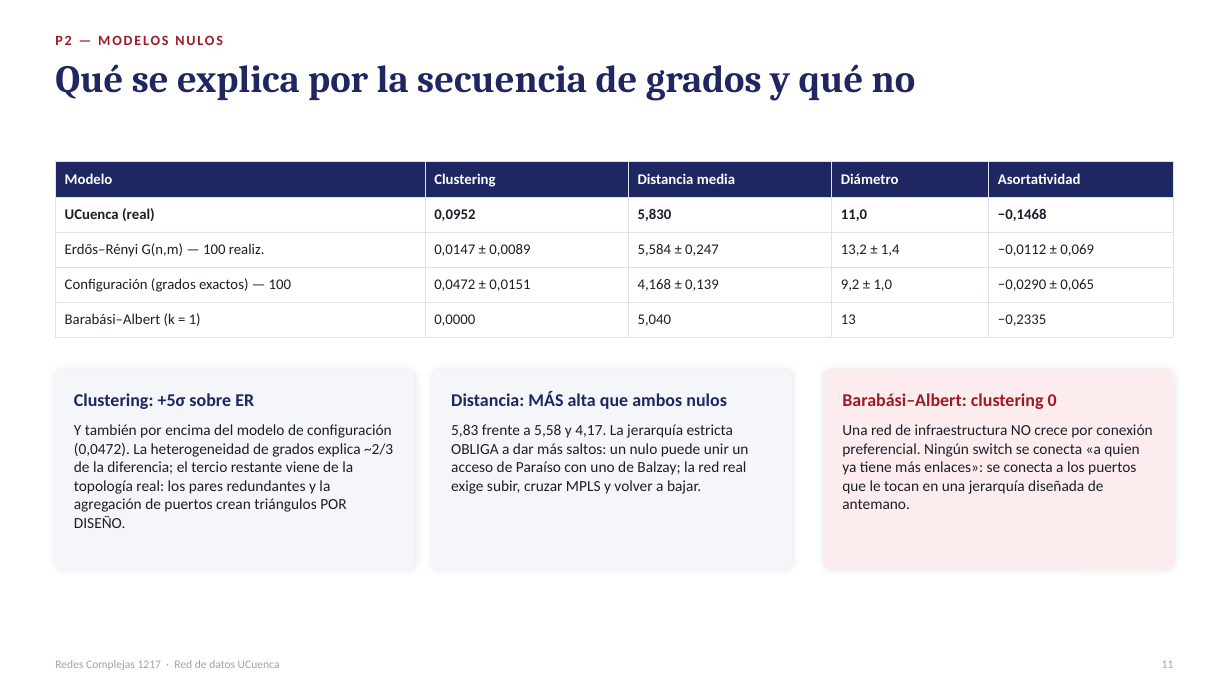
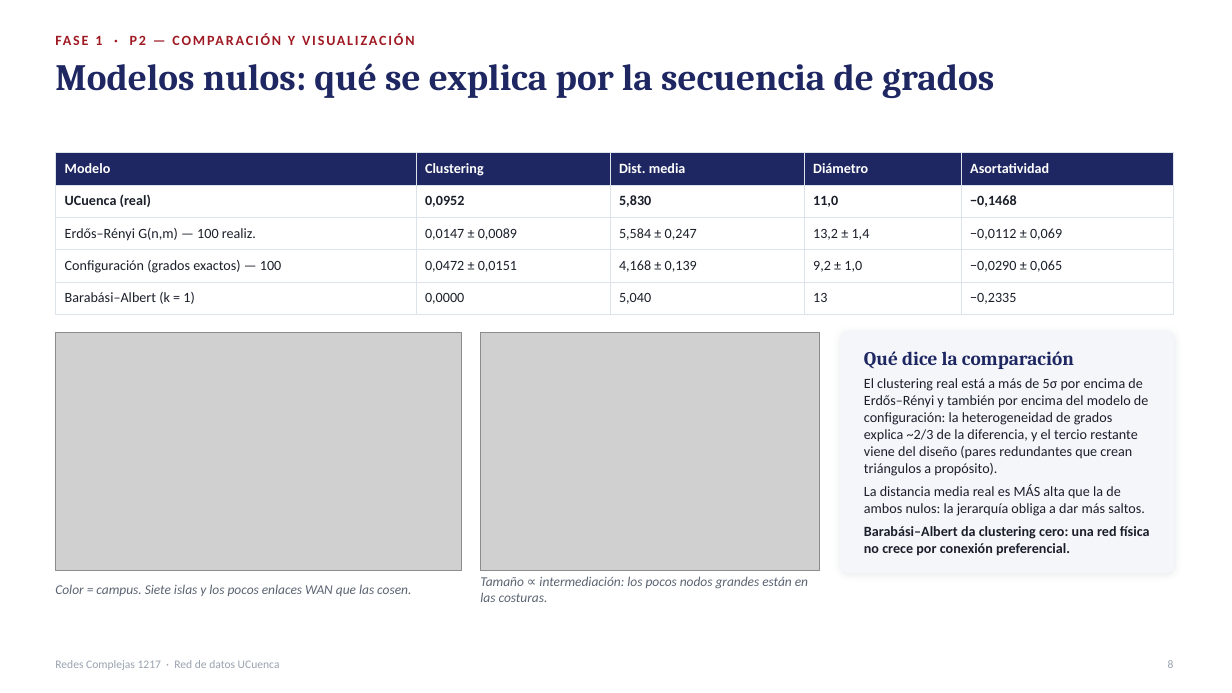
Before and after one commit to chino111160/redes-complejas-ucuenca, a slide deck: slide 8 of diapositivas/Presentacion_Redes_Complejas_RedUCuenca.pptx (slide 11 before the commit). Drawn at 1232x693 pixels with LibreOffice and Linux fonts; fonts in the diff are those of the drawing; grey boxes stand for pictures. Boxes give left, top, right and bottom in pixels: in the first picture for what was removed or moved away, otherwise in the second. Text is boxed around its words. In the diff, an @@ line names an element or a change of style, - is before the commit and + after.

```diff
--- a/diapositivas/Presentacion_Redes_Complejas_RedUCuenca.pptx
+++ b/diapositivas/Presentacion_Redes_Complejas_RedUCuenca.pptx
@@ text at <box>95,36,295,45</box>: text changed @@
-P2 — MODELOS NULOS
+FASE 1 · P2 — COMPARACIÓN Y VISUALIZACIÓN
@@ text at <box>55,63,994,98</box>: text changed; size 30 to 29 pt @@
-Qué se explica por la secuencia de grados y qué no
+Modelos nulos: qué se explica por la secuencia de grados
@@ table at <box>55,152,1174,314</box> @@
-row 1, column 3: Distancia media
+row 1, column 3: Dist. media
@@ size 11.5 to 11 pt @@
@@ table: place and size @@
-table at <box>55,162,1174,330</box>
+table at <box>55,152,1174,314</box>
@@ picture added at <box>55,333,462,570</box> @@
@@ picture added at <box>481,333,820,570</box> @@
@@ rounded rectangle: place and size @@
-rounded rectangle at <box>824,370,1174,568</box>
+rounded rectangle at <box>841,333,1174,573</box>
@@ rounded rectangle at <box>841,333,1174,573</box>: fill #FDECEE to #F4F6FA; outline #FDECEE 1 pt to #F4F6FA 1 pt; proportions changed @@
@@ text added at <box>864,351,1074,369</box>, 15 pt, text #1E2761, bold @@
+Qué dice la comparación
@@ rounded rectangle removed at <box>55,370,414,568</box> @@
@@ rounded rectangle removed at <box>433,370,791,568</box> @@
@@ text added at <box>864,378,1150,556</box>, 11 pt, text #1B1F2A @@
+El clustering real está a más de 5σ por encima de Erdős–Rényi y también por encima del modelo de configuración: la heterogeneidad de grados explica ~2/3 de la diferencia, y el tercio restante viene del diseño (pares redundantes que crean triángulos a propósito).
+La distancia media real es MÁS alta que la de ambos nulos: la jerarquía obliga a dar más saltos.
+Barabási–Albert da clustering cero: una red física no crece por conexión preferencial.
@@ text removed at <box>74,393,254,409</box> @@
-Clustering: +5σ sobre ER
@@ text removed at <box>451,392,727,409</box> @@
-Distancia: MÁS alta que ambos nulos
@@ text removed at <box>842,393,1057,409</box> @@
-Barabási–Albert: clustering 0
@@ text removed at <box>74,424,393,528</box> @@
-Y también por encima del modelo de configuración (0,0472). La heterogeneidad de grados explica ~2/3 de la diferencia; el tercio restante viene de la topología real: los pares redundantes y la agregación de puertos crean triángulos POR DISEÑO.
@@ text removed at <box>451,424,748,494</box> @@
-5,83 frente a 5,58 y 4,17. La jerarquía estricta OBLIGA a dar más saltos: un nulo puede unir un acceso de Paraíso con uno de Balzay; la red real exige subir, cruzar MPLS y volver a bajar.
@@ text removed at <box>842,424,1152,509</box> @@
-Una red de infraestructura NO crece por conexión preferencial. Ningún switch se conecta «a quien ya tiene más enlaces»: se conecta a los puertos que le tocan en una jerarquía diseñada de antemano.
@@ text added at <box>55,584,411,596</box>, 10.5 pt, text #5B6472, italic @@
+Color = campus. Siete islas y los pocos enlaces WAN que las cosen.
@@ text added at <box>480,576,808,602</box>, 10.5 pt, text #5B6472, italic @@
+Tamaño ∝ intermediación: los pocos nodos grandes están en las costuras.
@@ text at <box>1168,660,1174,668</box>: text changed @@
-11
+8
```
Also in this commit, not shown: 18 other slides changed, 10 slides removed.
